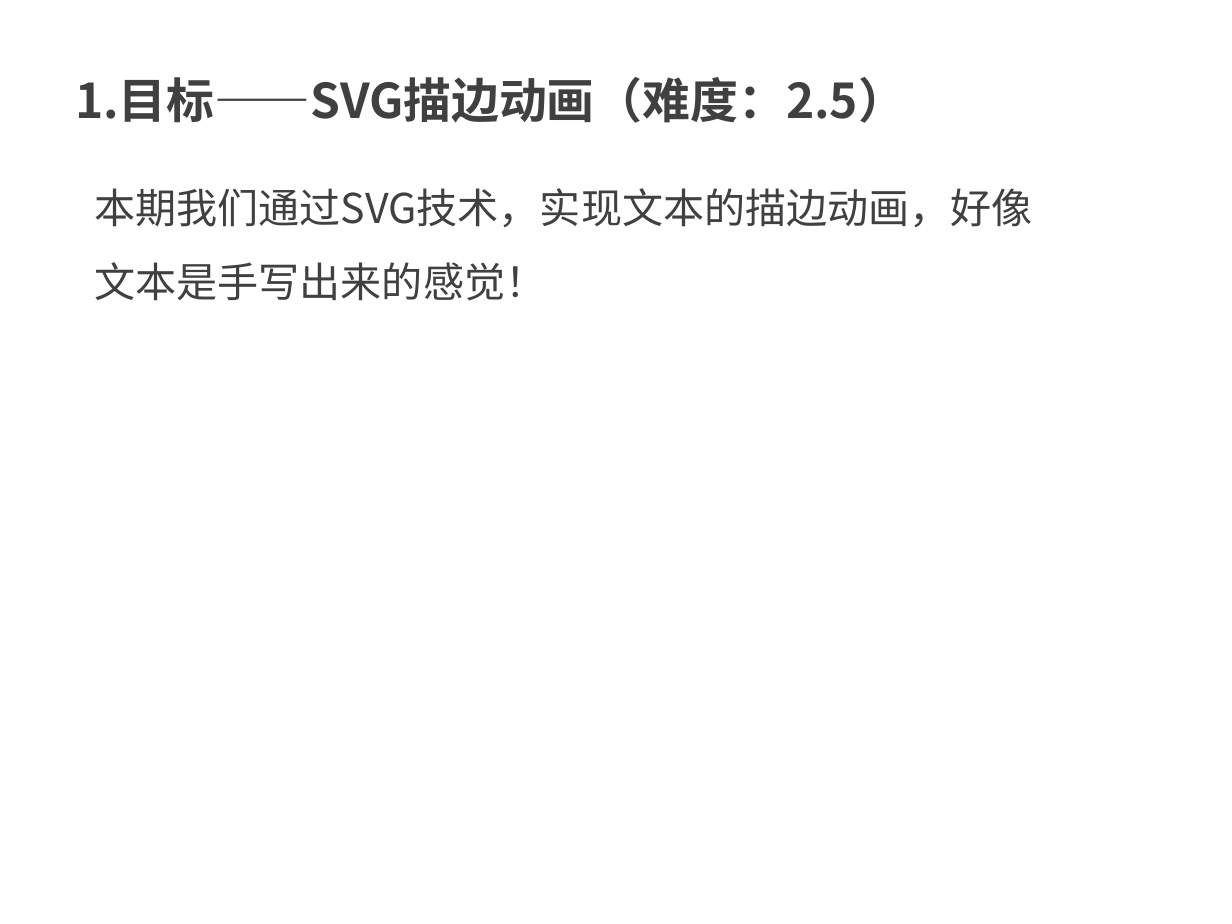
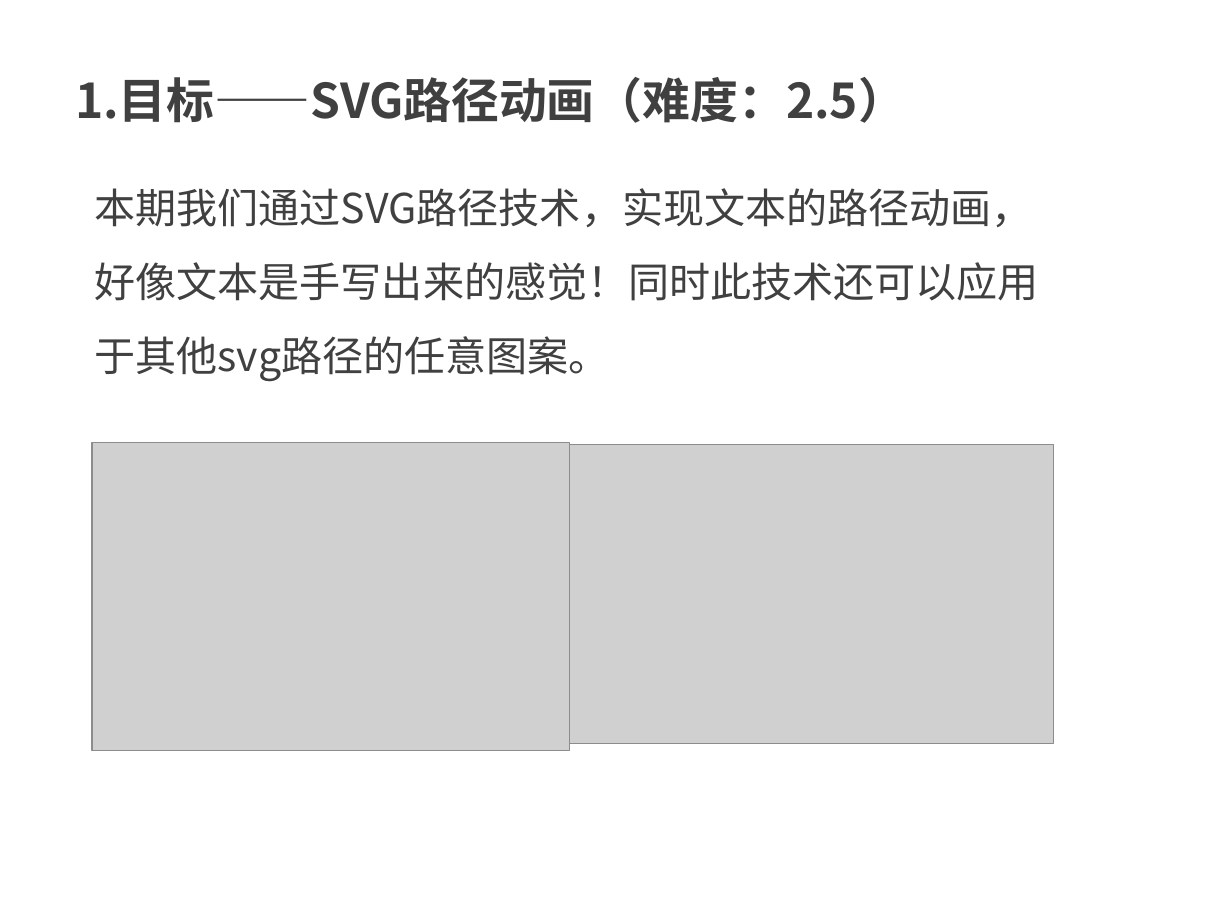
Before and after one commit to kong66/webAni, a slide deck: slide 2 of 9-svg-path-ani/svg-stroke-ani.pptx. Drawn at 1232x924 pixels with LibreOffice and Linux fonts; fonts in the diff are those of the drawing; grey boxes stand for pictures. Boxes give left, top, right and bottom in pixels: in the first picture for what was removed or moved away, otherwise in the second. Text is boxed around its words. In the diff, an @@ line names an element or a change of style, - is before the commit and + after.

```diff
--- a/9-svg-path-ani/svg-stroke-ani.pptx
+++ b/9-svg-path-ani/svg-stroke-ani.pptx
@@ text at box(75, 77, 906, 123): text changed @@
-1.目标——SVG描边动画（难度：2.5）
+1.目标——SVG路径动画（难度：2.5）
@@ text at box(94, 188, 1039, 381): text changed @@
-本期我们通过SVG技术，实现文本的描边动画，好像文本是手写出来的感觉！
+本期我们通过SVG路径技术，实现文本的路径动画，好像文本是手写出来的感觉！同时此技术还可以应用于其他svg路径的任意图案。
@@ picture added at box(92, 442, 570, 750) @@
@@ picture added at box(569, 445, 1053, 744) @@
```
Also in this commit, not shown: 2 other slides changed, 9 slides added, 20 slides removed, 5 other files.
